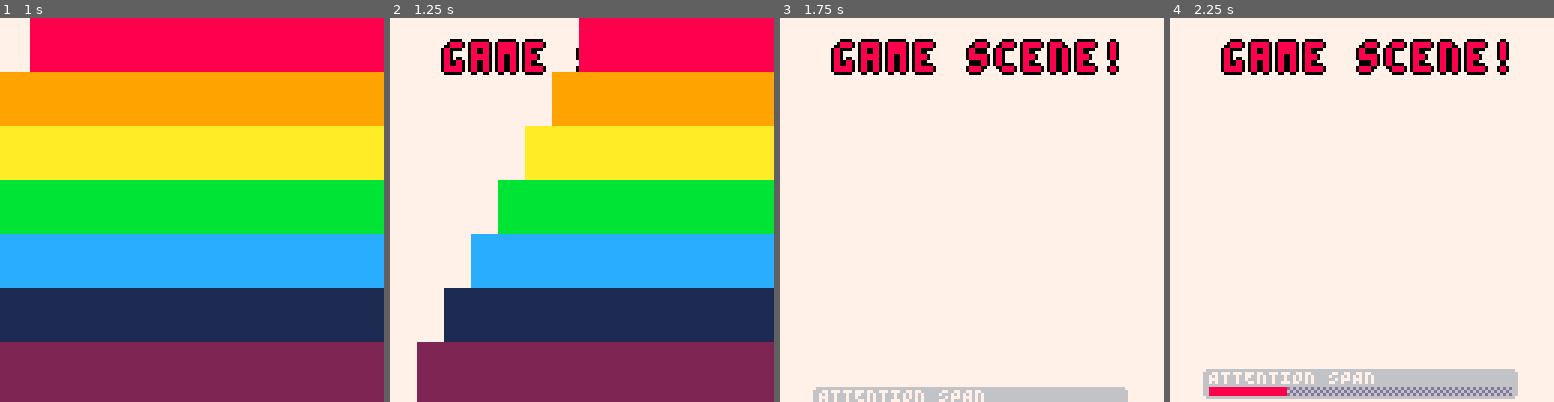
Above: before the commit, frames 1-4 (left to right).
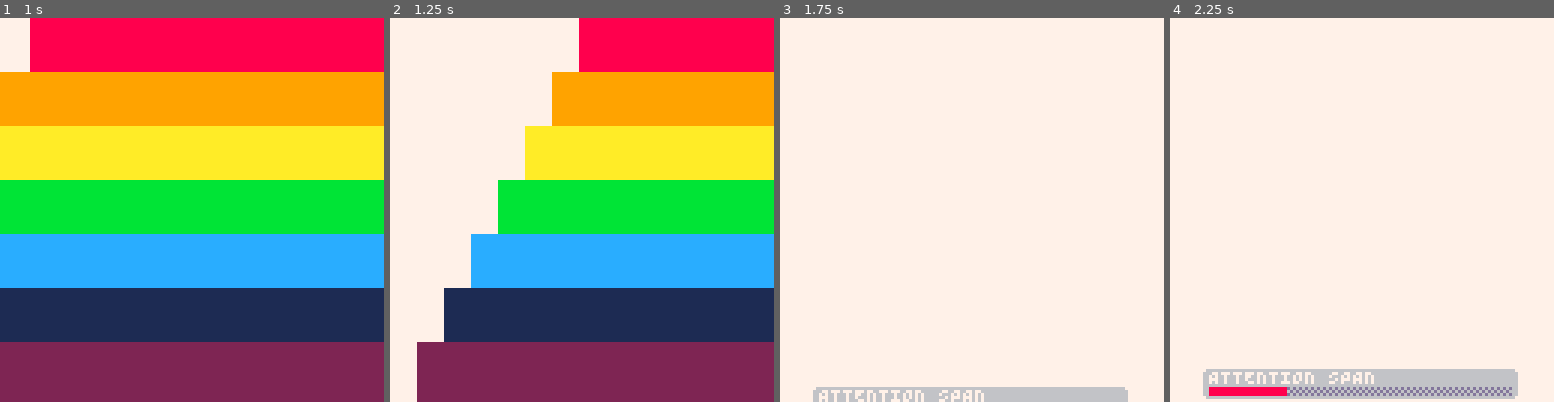
Above: after the commit, the same moments.

Repository: gaffe-buck/snuggles-folds-laundry
Game: PICO-8 cartridge snuggles.p8
The game is run twice, just before and just after one commit, with the same random seed, the same clock (stepped at 60 frames per second) and the same inputs.
Inputs:
- Up to frame 1 (1 s): tap X (X key) at 0.33 s
- Up to frame 2 (1.25 s): tap X (X key) at 1.07 s
- Up to frame 3 (1.75 s): no input
- Up to frame 4 (2.25 s): tap X (X key) at 1.85 s

Frame 1 is identical in both runs. In frame 2, 2.1% of the frame differs, in the area x 13-50%, y 5-15%; in frame 3, 4.7%, in the area x 13-89%, y 5-15%; in frame 4, 4.7%.

Commit message:
some refactor, initial basket

Diff:
--- /dev/null
+++ b/basket.lua
@@ -0,0 +1,15 @@
+function make_basket()
+    local basket = {}
+    basket.update = _basket_update
+    basket.draw = _basket_draw
+
+    return basket
+end
+
+function _basket_update(basket)
+    return
+end
+
+function _basket_draw(basket)
+    return
+end
--- a/game_scene.lua
+++ b/game_scene.lua
@@ -1,33 +1,38 @@
-game_scene = {
-    init = function ()
-        attention_span = make_attention_span()
-        local wipe_out_callback = function()
-            attention_span:show(attention_span.activate)
-        end
-        color_wipe:wipe_out(wipe_out_callback)
-    end,
+LEVEL_BACKGROUND_COLOR = 7
 
-    update = function(self)
-        attention_span:update()
-        color_wipe:update()
-    end,
+function make_level(num_clothes, num_folds)
+    local level = {}
+    level.update = _level_update
+    level.draw = _level_draw
+    level.attention_span = make_attention_span()
+    level.basket = make_basket()
 
-    draw = function()
-        cls(7)
+    color_wipe:wipe_out(make_level_wipe_out_callback(level))
 
-        fancy_text({
-            text = "game scene!",
-            text_colors = { 8 },
-            background_color = 7,
-            bubble_depth = 2,
-            x = 18,
-            y = 8,
-            outline_color = 0,
-            letter_width = 9,
-            big = true
-        })
+    return level
+end
 
-        attention_span:draw()
-        color_wipe:draw()
+function make_level_wipe_out_callback(level)
+    local attention_span_show_callback = function()
+        level.attention_span:activate()
     end
-}
+
+    return function()
+        level.attention_span:show(attention_span_show_callback)
+        --level.basket:show()
+    end
+end
+
+function _level_update(level)
+    level.basket:update()
+    level.attention_span:update()
+    color_wipe:update()
+end
+
+function _level_draw(level)
+    cls(LEVEL_BACKGROUND_COLOR)
+
+    if level.basket then level.basket:draw() end
+    level.attention_span:draw()
+    color_wipe:draw()
+end
--- a/main.lua
+++ b/main.lua
@@ -8,5 +8,5 @@
 end
 
 function _draw()
-    scene.draw()
+    scene:draw()
 end
--- a/snuggles.p8
+++ b/snuggles.p8
@@ -3,7 +3,7 @@
 __lua__
 #include color_wipe.lua
 #include fancy_text.lua
-
+#include basket.lua
 #include attention_span.lua
 #include title_scene.lua
 #include game_scene.lua
--- a/title_scene.lua
+++ b/title_scene.lua
@@ -14,8 +14,7 @@
             self.x_pressed = true
             local function callback()
                 self.x_pressed = false
-                scene = game_scene
-                scene:init()
+                scene = make_level(3, 1)
             end
             color_wipe:wipe_in(callback)
         end
